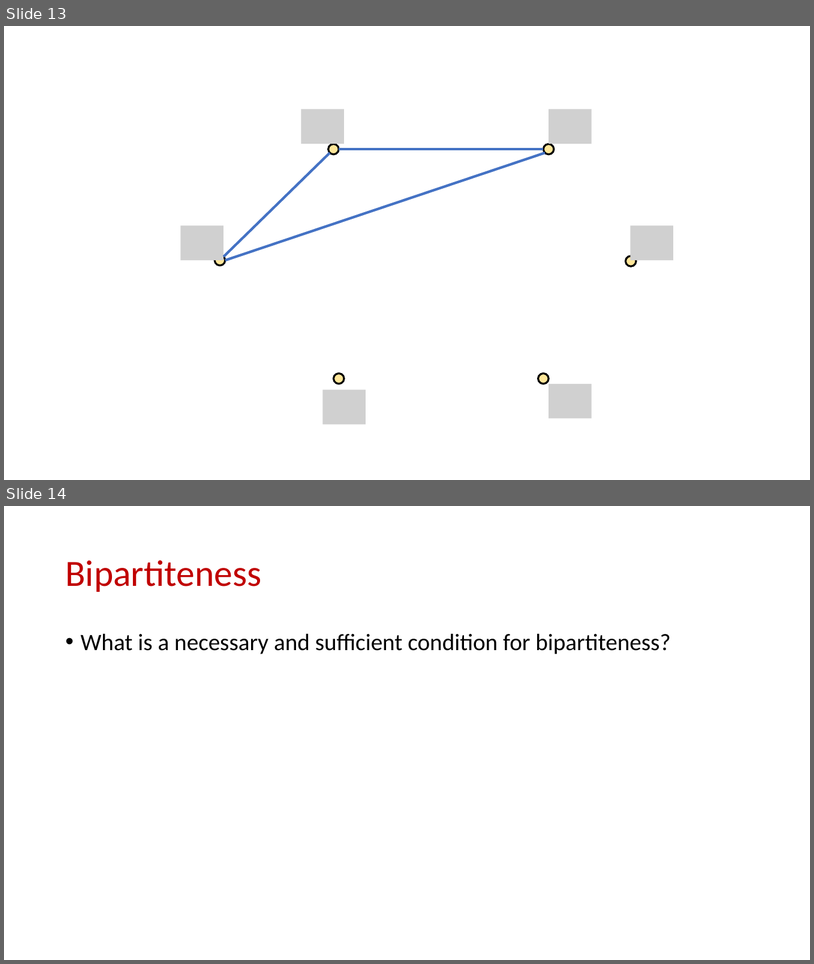
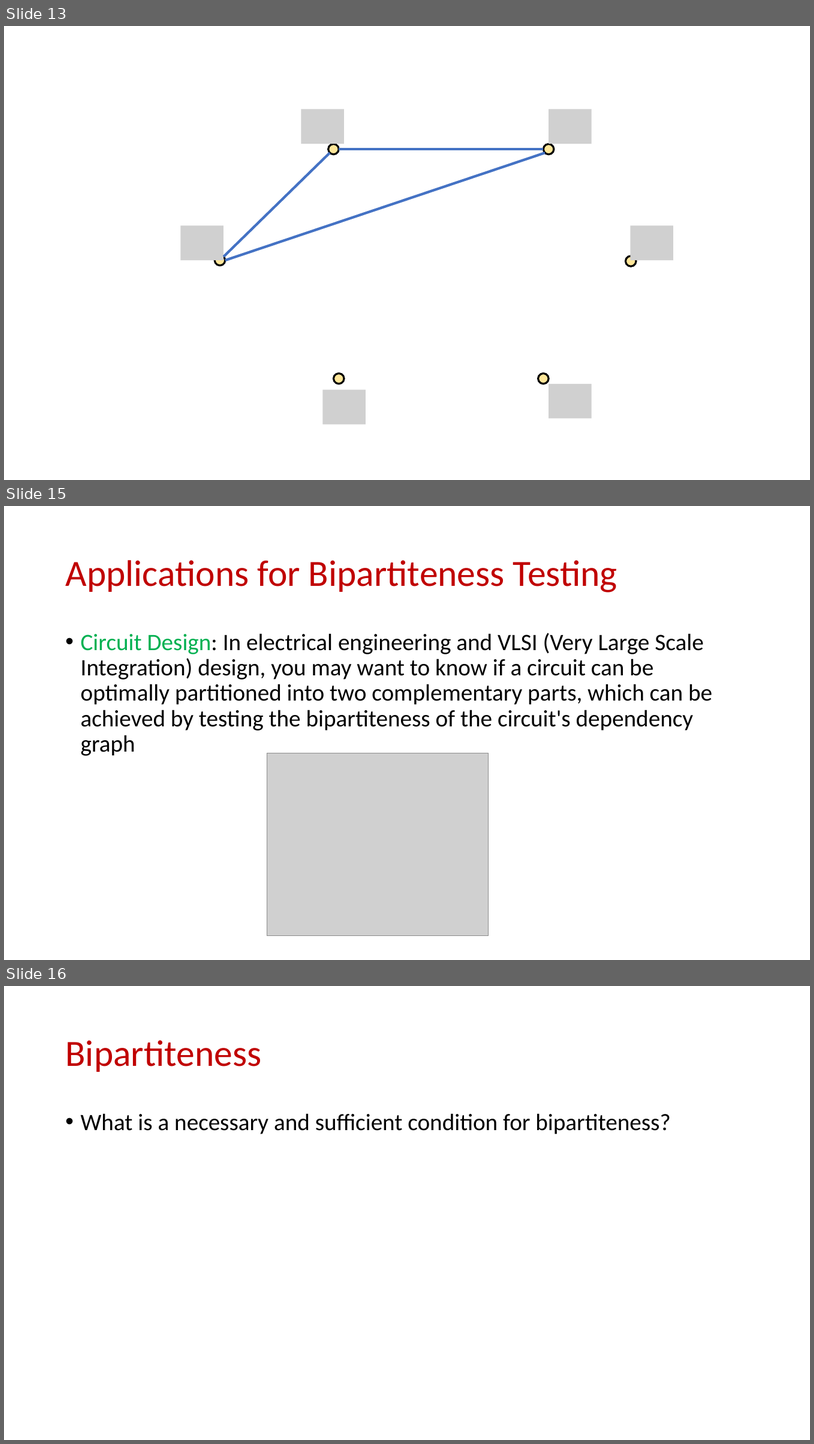
Before and after one commit to samsonzhou/samsonzhou.github.io, a slide deck: CSCE689-23/L21.pptx. Shown one above the other, each under a label of ours: slides 13 and 14 before the commit, slides 13, 15 and 16 after it; the slides between them are not shown. The pictures are 814x964 and 814x1444 pixels, drawn with LibreOffice and Linux fonts; fonts in the diff are those of the drawing; grey boxes stand for pictures. Boxes give left, top, right and bottom in pixels: in the first picture for what was removed or moved away, otherwise in the second. Text is boxed around its words. In the diff, an @@ line names an element or a change of style, - is before the commit and + after.

```diff
--- a/CSCE689-23/L21.pptx
+++ b/CSCE689-23/L21.pptx
@@ slide 15 added at (4,506,810,960), background #FFFFFF @@
@@ title added at (65,560,618,592), 44 pt, text #C00000 @@
+Applications for Bipartiteness Testing
@@ text added at (81,633,713,756), 28 pt, text #000000 @@
+• Circuit Design: In electrical engineering and VLSI (Very Large Scale Integration) design, you may want to know if a circuit can be optimally partitioned into two complementary parts, which can be achieved by testing the bipartiteness of the circuit's dependency graph
@@ picture added at (267,753,489,936) @@
@@ what was slide 14 is now slide 16 @@
```
Also in this commit, not shown: 1 slide changed, 1 other slide added.
